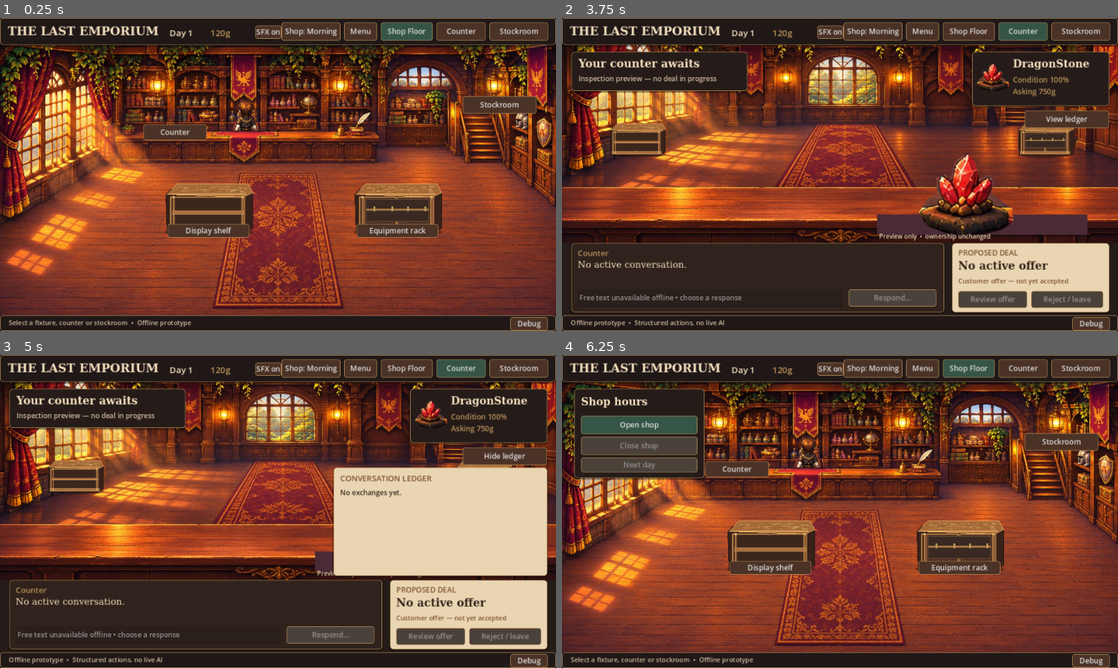
Above: before the commit, frames 1-4 (two rows, left to right).
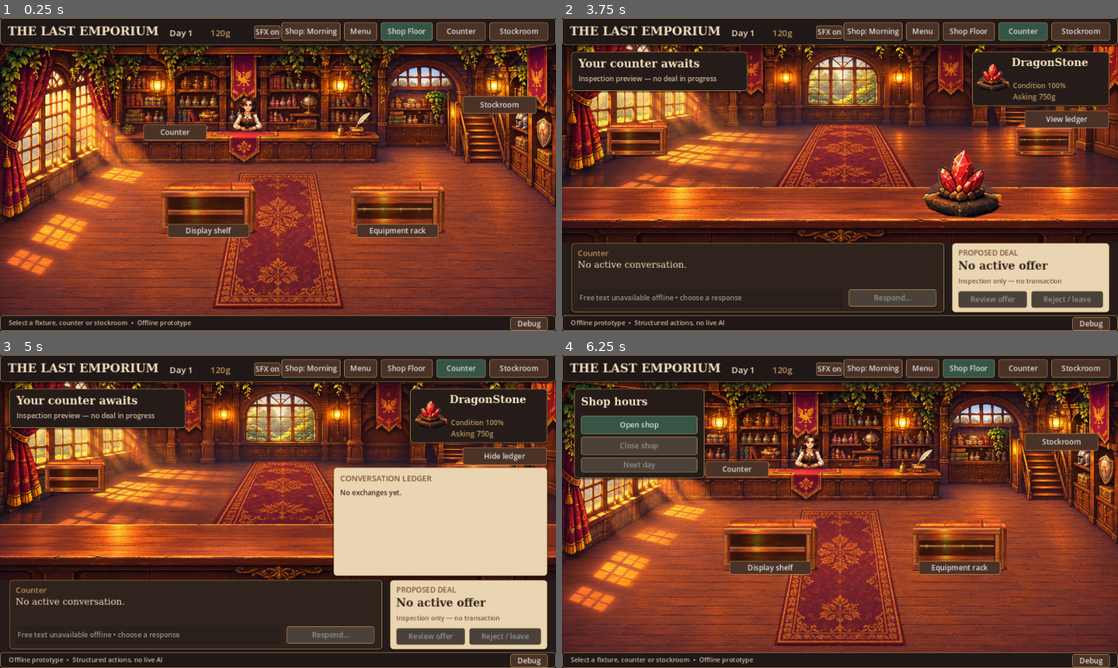
Above: after the commit, the same moments.

Repository: flyingdurian/THE_LAST_EMPORIUM
Game: Godot game, scene res://ui/GateC.tscn
The game is run twice, just before and just after one commit, with the same random seed, the same clock (stepped at 60 frames per second) and the same inputs.
Inputs:
- Up to frame 1 (0.25 s): no input
- Up to frame 2 (3.75 s): click "SFX on" at 0.5 s; click "SFX off" at 1.25 s; click "Display shelf" at 2 s; click "Equipment rack" at 2.75 s; click "Counter" at 3.5 s
- Up to frame 3 (5 s): click "View ledger" at 4.25 s
- Up to frame 4 (6.25 s): click "Hide ledger" at 5 s; click "Shop: Morning" at 5.75 s

The runs differ from the first frame. In frame 1, 3.7% of the frame differs, in the area x 29-81%, y 2-69%; in frame 2, 6.7%, in the area x 8-95%, y 2-86%; in frame 3, 2.1%; in frame 4, 3.7%.

Commit message:
D2 visual correction: physical item anchors, HUD spacing, textured fixtures

Diff:
--- a/data/d1_assets.json
+++ b/data/d1_assets.json
@@ -63,7 +63,7 @@
       ],
       "offset": [
         55,
-        -27
+        -22
       ]
     },
     "knights_blade": {
@@ -83,11 +83,53 @@
       ],
       "offset": [
         46,
-        12
+        13
       ]
     }
   },
   "counter_items": {
     "knights_blade": "res://art/d2/sword_counter.png"
+  },
+  "keeper": "res://art/d2/keeper.png",
+  "stage_shadow": "res://art/d2/stage_shadow.png",
+  "stage_rects": {
+    "dragonstone": [
+      822,
+      300,
+      200,
+      160
+    ],
+    "knights_blade": [
+      745,
+      387,
+      450,
+      76
+    ],
+    "ironward_shield": [
+      885,
+      244,
+      182,
+      216
+    ]
+  },
+  "stage_shadows": {
+    "dragonstone": [
+      827,
+      435,
+      190,
+      28
+    ],
+    "knights_blade": [
+      750,
+      432,
+      440,
+      25
+    ],
+    "ironward_shield": [
+      890,
+      438,
+      175,
+      25
+    ]
   }
 }
--- a/tests/d1.gd
+++ b/tests/d1.gd
@@ -35,7 +35,7 @@
 	ui.switch_view("stockroom"); ui.save_game(); ui.switch_view("floor"); ui.load_game()
 	check(ui.view=="stockroom" and ui.shop.snapshot().fixtures.shelf=="southwest" and ui.shop.snapshot().items.size()==3,"layout and room persistence")
 	ui.switch_view("counter")
-	check(ui.item_stage.size==Vector2(470,282),"large item stage")
+	check(ui.item_stage.size==Vector2(182,216) and ui.item_stage.position.y+ui.item_stage.size.y==460,"large shield fits physical counter stage")
 	ui.command("select",{"item":"i_dragon_001"}); ui.command("appraise"); ui.command("open"); ui.command("visit")
 	ui.price_value=650; ui.act("evidence","Appraisal",true); ui.act("reassure","Fair offer",true)
 	before=ui.shop.snapshot()
--- a/tests/d2.gd
+++ b/tests/d2.gd
@@ -18,9 +18,11 @@
 	check(ui.portrait==null and initial==ui.shop.snapshot(),"inspection is pure and no fake shoppers")
 	ui.command("select",{"item":"i_sword_001"})
 	check(ui.item_stage.texture.resource_path.ends_with("sword_counter.png") and ui.item_stage.texture.get_width()>ui.item_stage.texture.get_height()*2,"horizontal sword staging")
+	check(ui.item_stage.position.y>=385 and ui.item_stage.position.y+ui.item_stage.size.y<=466,"sword rests on tabletop")
 	ui.command("move",{"location":"shelf:2"})
 	ui.command("select",{"item":"i_shield_001"}); ui.command("move",{"location":"shelf:3"})
 	check(ui.item_stage.texture.resource_path.ends_with("shield.png"),"shield uses distinct stage asset")
+	check(ui.item_stage.position.y+ui.item_stage.size.y==460,"shield base reaches tabletop")
 	ui.command("select",{"item":"i_dragon_001"}); ui.command("move",{"location":"shelf:0"}); ui.command("appraise")
 	ui.switch_view("floor")
 	check(ui.floor_items["i_dragon_001"].size.y==48 and ui.floor_items["i_sword_001"].size.x==82,"separate shelf-scale and rack-scale")
--- a/tests/presentation.gd
+++ b/tests/presentation.gd
@@ -19,7 +19,7 @@
 	ui.price_value = 650; ui.act("evidence","Appraisal",true); ui.act("reassure","Fair offer",true)
 	var pending: Dictionary = ui.shop.snapshot()
 	check(pending.session.status == "pending","pending deal")
-	check(ui.item_stage.size == Vector2(270,192),"stage fits intended rectangle")
+	check(ui.item_stage.size == Vector2(200,160) and ui.item_stage.position.y+ui.item_stage.size.y==460,"compact crystal stage on counter")
 	var thumb_found := false
 	for child in ui.root.get_children():
 		if child is TextureRect and child.position == Vector2(955,91):
--- a/ui/d2_presentation.gd
+++ b/ui/d2_presentation.gd
@@ -23,7 +23,12 @@
 	return Rect2(pos+offset,size)
 static func stage_rect(item: Dictionary) -> Rect2:
 	# The sword lies along the surface; the shield stands against it. The crystal stays compact.
-	return Rect2(740,222,470,282) if item.get("stage_size","small")=="large" else Rect2(795,310,270,192)
+	var cfg: Dictionary = Assets.config()
+	var spec: Array = cfg.stage_rects.get(str(item.id),[810,300,170,150])
+	return Rect2(float(spec[0]),float(spec[1]),float(spec[2]),float(spec[3]))
+static func shadow_rect(item: Dictionary) -> Rect2:
+	var spec: Array = Assets.config().stage_shadows.get(str(item.id),[815,436,170,26])
+	return Rect2(float(spec[0]),float(spec[1]),float(spec[2]),float(spec[3]))
 static func stage_texture(item: Dictionary) -> Texture2D:
 	var path: String = str(Assets.config().get("counter_items",{}).get(str(item.id),""))
 	return Assets.texture(path) if path!="" else Assets.item_texture(item)
--- a/ui/gate_c.gd
+++ b/ui/gate_c.gd
@@ -220,7 +220,7 @@
 	label(root,"THE LAST EMPORIUM",Rect2(18,14,350,40),27)
 	label(root,"Day %d" % s.day,Rect2(390,19,90,30),20)
 	label(root,"%dg" % s.gold,Rect2(484,19,104,30),20,GOLD)
-	btn(root,"SFX off" if audio_service.muted else "SFX on",Rect2(588,17,55,28),func(): audio_service.set_muted(not audio_service.muted); refresh())
+	btn(root,"SFX off" if audio_service.muted else "SFX on",Rect2(585,17,61,28),func(): audio_service.set_muted(not audio_service.muted); refresh())
 	var status_text := str(s.phase).capitalize()
 	btn(root,"Shop: " + status_text,Rect2(648,10,136,42),func(): open_status())
 	btn(root,"Menu",Rect2(792,10,76,42),func(): open_drawer("menu"))
@@ -233,10 +233,7 @@
 	var plate := pic(root,Assets.texture(str(Assets.config().floor)),Rect2(0,62,1280,622))
 	plate.stretch_mode = TextureRect.STRETCH_SCALE
 	# Stationary shopkeeper, independent of the background; the counter masks the lower body.
-	var keeper := AtlasTexture.new()
-	keeper.atlas = OWNER
-	keeper.region = Rect2(0,0,OWNER.get_width(),OWNER.get_height()*0.58)
-	pic(root,keeper,Rect2(534,185,64,75))
+	pic(root,Assets.texture(str(Assets.config().keeper)),Rect2(532,178,76,84))
 	if waiting(s) or active(s) or social_present(s): pic(root,Assets.texture(str(Assets.config().customer_floor)),Rect2(612,252,44,94))
 	for fixture in Fixtures.IDS:
 		draw_fixture(s,fixture)
@@ -387,14 +384,14 @@
 	# Item anchor is independent of the HUD and ledger; texture fit accommodates large objects.
 	if is_active or (i.owner=="shop" and not social_present(s)):
 		var stage := Presentation.stage_rect(i)
-		var mat := ColorRect.new(); mat.color = Color("492a35"); mat.position = Vector2(725,452); mat.size = Vector2(485,47); mat.mouse_filter = Control.MOUSE_FILTER_IGNORE; root.add_child(mat)
+		pic(root,Assets.texture(str(Assets.config().stage_shadow)),Presentation.shadow_rect(i))
 		item_stage = pic(root,Presentation.stage_texture(i),stage)
 		item_stage.name = "StagedItem"
-		if not is_active: label(root,"Preview only  •  ownership unchanged",Rect2(730,492,468,23),14,PAPER)
 		box(root,Rect2(944,78,316,124))
 		pic(root,Assets.item_texture(i),Rect2(955,91,74,91))
-		label(root,str(i.name),Rect2(1038,91,207,34),21 if str(i.name).length() > 18 else 24)
-		label(root,"Condition %d%%\nAsking %dg" % [i.condition_pct,n.get("ask",i.asking)],Rect2(1038,130,207,55),17,GOLD)
+		label(root,str(i.name),Rect2(1035,88,213,50),19 if str(i.name).length() > 12 else 24)
+		label(root,"Condition %d%%" % i.condition_pct,Rect2(1038,144,207,25),16,GOLD)
+		label(root,"Asking %dg" % n.get("ask",i.asking),Rect2(1038,169,207,25),17,GOLD)
 	btn(root,"Hide ledger" if ledger else "View ledger",Rect2(1065,213,194,40),func(): ledger = not ledger; refresh())
 	if ledger: draw_ledger()
 	box(root,Rect2(22,518,858,159),Color("30221c"))
@@ -416,7 +413,7 @@
 	var offer := int(n.get("offer",0))
 	label(root,("%dg  •  %s" % [offer,i.name]) if is_active else "No active offer",Rect2(912,555,335,43),25,Color("36251c"))
 	var pending: bool = is_active and n.status == "pending"
-	label(root,"Awaiting your confirmation" if pending else "Customer offer — not yet accepted",Rect2(912,594,335,29),15,Color("79512f"))
+	label(root,"Awaiting your confirmation" if pending else ("Customer offer — not yet accepted" if is_active else "Inspection only — no transaction"),Rect2(912,594,335,29),15,Color("79512f"))
 	btn(root,"Confirm sale" if pending else "Review offer",Rect2(912,628,159,39),func(): review_or_confirm(pending),not is_active,true)
 	btn(root,"Reject / leave",Rect2(1080,628,166,39),func(): act("reject","No deal."),not is_active)
 	if drawer == "responses" and is_active and n.status == "negotiating": draw_responses(s)
Binary file added: art/d2/keeper.png
Binary file changed: art/d2/rack.png
Binary file changed: art/d2/shelf.png
Binary file added: art/d2/stage_shadow.png
Not shown, changed: HANDOFF.md
Not shown, changed: art/PROVENANCE.md
Not shown, changed: docs/ASSET_REPLACEMENT_GUIDE.md
